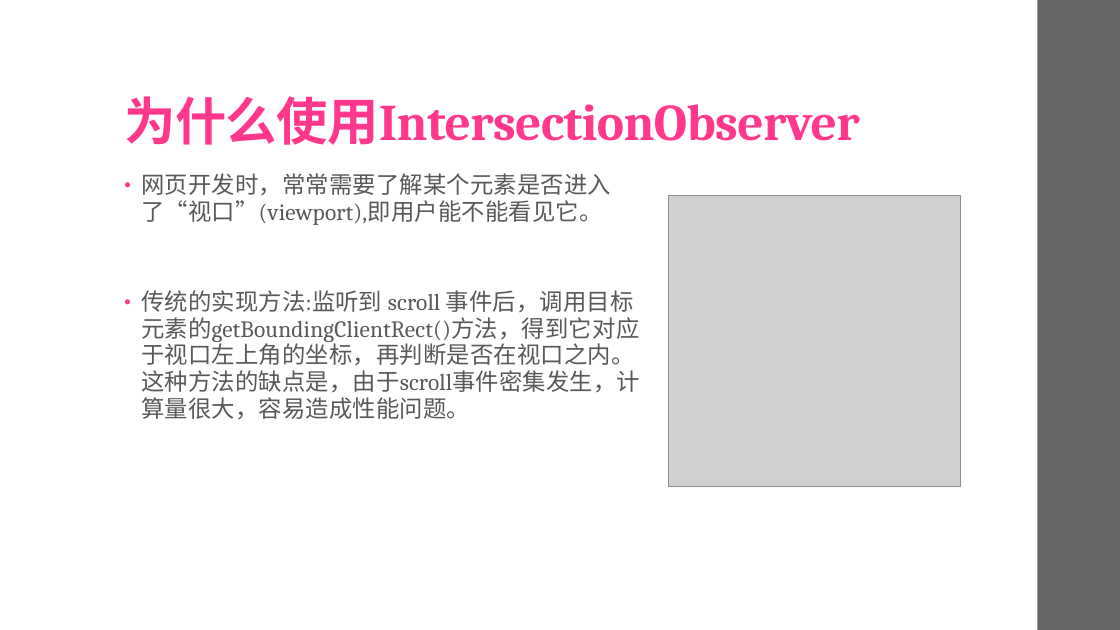
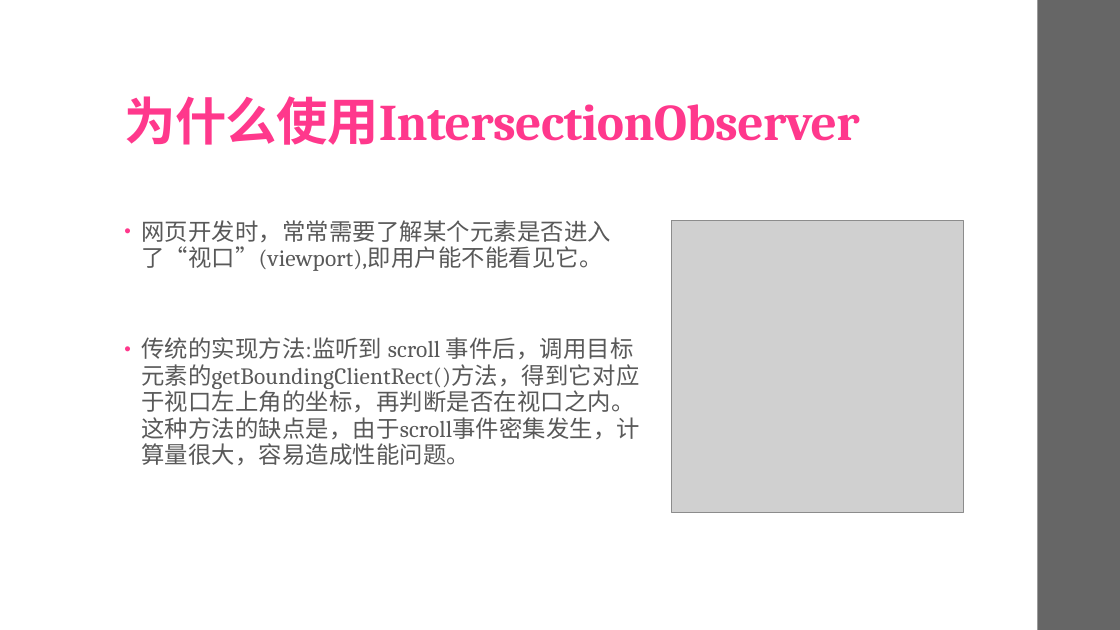
Before and after one commit to uaoin/IntersectionObserver-API, a slide deck: slide 2 of IntersectionObserver.pptx. Drawn at 1120x630 pixels with LibreOffice and Linux fonts; fonts in the diff are those of the drawing; grey boxes stand for pictures. Boxes give left, top, right and bottom in pixels: in the first picture for what was removed or moved away, otherwise in the second. Text is boxed around its words. In the diff, an @@ line names an element or a change of style, - is before the commit and + after.

```diff
--- a/IntersectionObserver.pptx
+++ b/IntersectionObserver.pptx
@@ text "网页开发时，常常需要了解某个元素是否进入了“视口”(viewport),即用户能不能看见它。" moved from (x1=141, y1=173, x2=640, y2=419) to (x1=141, y1=220, x2=640, y2=465) @@
@@ picture moved from (x1=669, y1=195, x2=960, y2=486) to (x1=671, y1=220, x2=963, y2=512) @@
```
Also in this commit, not shown: 10 other slides changed.
